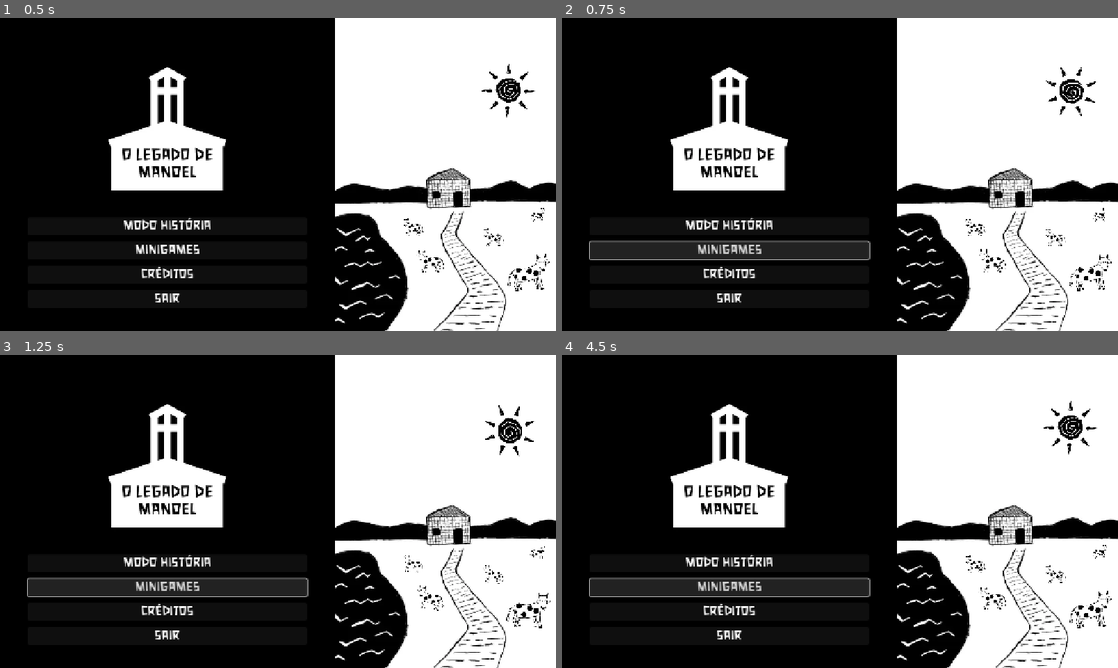
Above: before the commit, frames 1-4 (two rows, left to right).
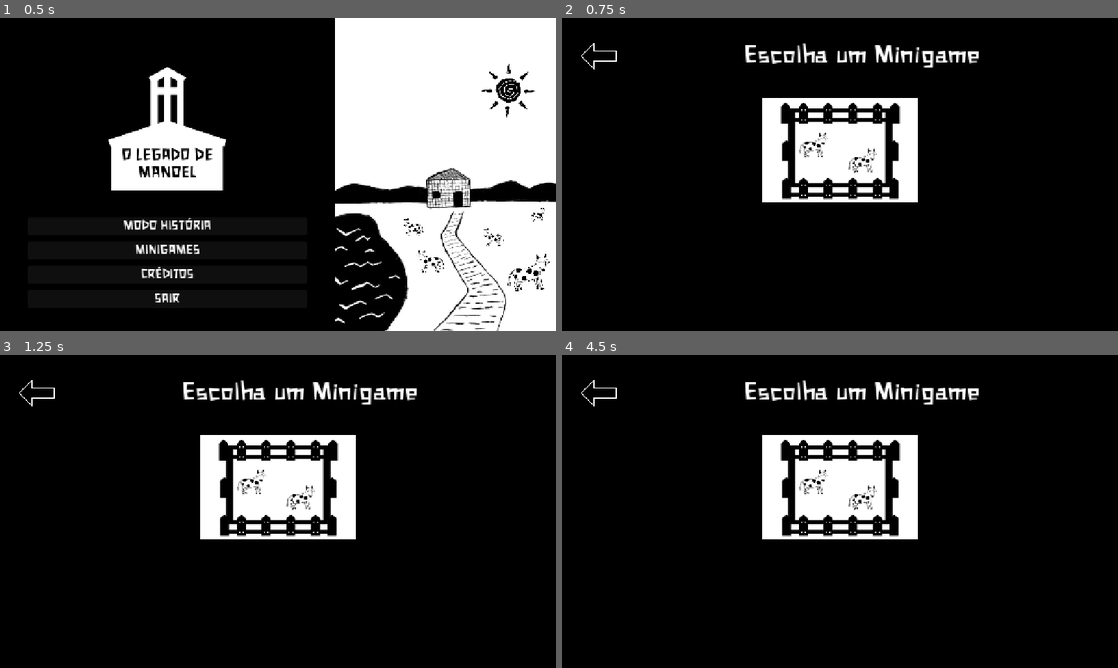
Above: after the commit, the same moments.

Repository: LaercioSR/the-legacy-of-manoel
Game: Godot game, scene res://scenes/ui/menus/main.tscn
The game is run twice, just before and just after one commit, with the same random seed, the same clock (stepped at 60 frames per second) and the same inputs.
Inputs (mouse positions are in pixels of both pictures, inside the frame that each line leads up to):
- Up to frame 1 (0.5 s): no input
- Up to frame 2 (0.75 s): click "MINIGAMES" at 0.5 s
- Up to frame 3 (1.25 s): no input
- Up to frame 4 (4.5 s): click (600, 392) at 1.27 s; click "MODO HISTÓRIA" at 2 s; click "CRÉDITOS" at 2.75 s; click "MODO HISTÓRIA" at 3.5 s; click "MINIGAMES" at 4.25 s

Frame 1 is identical in both runs. In frame 2, 47% of the frame differs, in the area x 3-100%, y 0-100%; in frame 3, 47%; in frame 4, 47%.

Commit message:
feat: create minigames menu

Diff:
--- a/project.godot
+++ b/project.godot
@@ -15,7 +15,7 @@
 run/main_scene="uid://gmp6sdy14y8m"
 config/use_custom_user_dir=true
 config/features=PackedStringArray("4.4", "GL Compatibility")
-config/icon="uid://dx0hesfbfgl20"
+config/icon="uid://cuiyx8ue1dq0p"
 
 [display]
 
--- a/scenes/ui/menus/main.tscn
+++ b/scenes/ui/menus/main.tscn
@@ -1,12 +1,15 @@
-[gd_scene load_steps=15 format=3 uid="uid://gmp6sdy14y8m"]
-
-[ext_resource type="Texture2D" uid="uid://cyesay1hkuggs" path="res://assets/textures/menu-bg.webp" id="1_aunhy"]
+[gd_scene load_steps=18 format=3 uid="uid://gmp6sdy14y8m"]
+
+[ext_resource type="Texture2D" uid="uid://b8arlbss82dh" path="res://assets/textures/menu-bg.webp" id="1_aunhy"]
 [ext_resource type="Script" uid="uid://cx3dm2637swwl" path="res://scripts/game/main.gd" id="1_awd0r"]
-[ext_resource type="FontFile" uid="uid://bqf86nq8wq7hm" path="res://assets/fonts/xilosa.ttf" id="1_fvwao"]
-[ext_resource type="Texture2D" uid="uid://bxonkk6nsiguc" path="res://assets/textures/logo.webp" id="1_l47go"]
-[ext_resource type="Texture2D" uid="uid://73tnnfl436m8" path="res://assets/textures/cow-painted.webp" id="2_4hybx"]
+[ext_resource type="FontFile" uid="uid://cebmf2t670e83" path="res://assets/fonts/xilosa.ttf" id="1_fvwao"]
+[ext_resource type="Texture2D" uid="uid://cuiyx8ue1dq0p" path="res://assets/textures/logo.webp" id="1_l47go"]
+[ext_resource type="Texture2D" uid="uid://dqksdi8tq78nj" path="res://assets/textures/cow-painted.webp" id="2_4hybx"]
 [ext_resource type="PackedScene" uid="uid://cb5c3ckut2xd3" path="res://scenes/ui/buttons/menu_button.tscn" id="2_l47go"]
-[ext_resource type="Texture2D" uid="uid://bwfywidx6xqtd" path="res://assets/textures/sun.webp" id="2_q8s0e"]
+[ext_resource type="Texture2D" uid="uid://6ltr6i7xvjlv" path="res://assets/textures/sun.webp" id="2_q8s0e"]
+[ext_resource type="Texture2D" uid="uid://16gupmjaplwk" path="res://assets/textures/arrow-hover.webp" id="8_4h46h"]
+[ext_resource type="Texture2D" uid="uid://ba870pd2bpymb" path="res://assets/textures/arrow.webp" id="8_gwpm8"]
+[ext_resource type="Texture2D" uid="uid://vmegolxis5yq" path="res://assets/textures/thumbnail-cow.webp" id="9_4h46h"]
 
 [sub_resource type="GDScript" id="GDScript_fvwao"]
 
@@ -158,15 +161,6 @@
 texture = ExtResource("1_l47go")
 stretch_mode = 3
 
-[node name="Label" type="Label" parent="HBoxContainer/LeftSide/MarginContainer/VBoxContainer2"]
-visible = false
-layout_mode = 2
-theme_override_fonts/font = ExtResource("1_fvwao")
-theme_override_font_sizes/font_size = 64
-text = "O LEGADO DE MANOEL"
-horizontal_alignment = 1
-vertical_alignment = 1
-
 [node name="VBoxContainer" type="VBoxContainer" parent="HBoxContainer/LeftSide/MarginContainer/VBoxContainer2"]
 layout_mode = 2
 size_flags_vertical = 2
@@ -268,4 +262,65 @@
 }
 autoplay = "rotation"
 
+[node name="minigamesMenu" type="ColorRect" parent="."]
+visible = false
+layout_mode = 1
+anchors_preset = 15
+anchor_right = 1.0
+anchor_bottom = 1.0
+grow_horizontal = 2
+grow_vertical = 2
+color = Color(0, 0, 0, 1)
+
+[node name="MarginContainer" type="MarginContainer" parent="minigamesMenu"]
+layout_mode = 1
+anchors_preset = 15
+anchor_right = 1.0
+anchor_bottom = 1.0
+grow_horizontal = 2
+grow_vertical = 2
+theme_override_constants/margin_left = 40
+theme_override_constants/margin_top = 40
+theme_override_constants/margin_right = 40
+theme_override_constants/margin_bottom = 40
+
+[node name="VBoxContainer" type="VBoxContainer" parent="minigamesMenu/MarginContainer"]
+layout_mode = 2
+theme_override_constants/separation = 48
+
+[node name="minigameHeader" type="HBoxContainer" parent="minigamesMenu/MarginContainer/VBoxContainer"]
+layout_mode = 2
+
+[node name="btnBackInitial" type="TextureButton" parent="minigamesMenu/MarginContainer/VBoxContainer/minigameHeader"]
+custom_minimum_size = Vector2(96, 96)
+layout_mode = 2
+size_flags_horizontal = 0
+texture_normal = ExtResource("8_gwpm8")
+texture_hover = ExtResource("8_4h46h")
+texture_focused = ExtResource("8_4h46h")
+ignore_texture_size = true
+stretch_mode = 5
+
+[node name="Label" type="Label" parent="minigamesMenu/MarginContainer/VBoxContainer/minigameHeader"]
+layout_mode = 2
+size_flags_horizontal = 3
+theme_override_fonts/font = ExtResource("1_fvwao")
+theme_override_font_sizes/font_size = 64
+text = "Escolha um Minigame"
+horizontal_alignment = 1
+
+[node name="minigameList" type="HBoxContainer" parent="minigamesMenu/MarginContainer/VBoxContainer"]
+layout_mode = 2
+alignment = 1
+
+[node name="btnMinigameCow" type="TextureButton" parent="minigamesMenu/MarginContainer/VBoxContainer/minigameList"]
+custom_minimum_size = Vector2(360, 240)
+layout_mode = 2
+texture_normal = ExtResource("9_4h46h")
+ignore_texture_size = true
+stretch_mode = 5
+
+[connection signal="pressed" from="HBoxContainer/LeftSide/MarginContainer/VBoxContainer2/VBoxContainer/btnMinigames" to="." method="_on_btn_minigames_pressed"]
 [connection signal="pressed" from="HBoxContainer/LeftSide/MarginContainer/VBoxContainer2/VBoxContainer/btnExit" to="." method="_on_btn_exit_pressed"]
+[connection signal="pressed" from="minigamesMenu/MarginContainer/VBoxContainer/minigameHeader/btnBackInitial" to="." method="_on_btn_back_initial_pressed"]
+[connection signal="pressed" from="minigamesMenu/MarginContainer/VBoxContainer/minigameList/btnMinigameCow" to="." method="_on_btn_minigame_cow_pressed"]
--- a/scripts/game/main.gd
+++ b/scripts/game/main.gd
@@ -1,5 +1,24 @@
 extends Control
 
+@onready var h_box_container: HBoxContainer = $HBoxContainer
+@onready var minigames_menu: ColorRect = $minigamesMenu
+
+var minigame_cow = preload("res://scenes/levels/minigame_cow.tscn")
+
+func _ready() -> void:
+	minigames_menu.hide()
+	h_box_container.show()
 
 func _on_btn_exit_pressed() -> void:
 	get_tree().quit()
+
+func _on_btn_minigames_pressed() -> void:
+	h_box_container.hide()
+	minigames_menu.show()
+
+func _on_btn_back_initial_pressed() -> void:
+	minigames_menu.hide()
+	h_box_container.show()
+
+func _on_btn_minigame_cow_pressed() -> void:
+	get_tree().change_scene_to_packed(minigame_cow)
Binary file added: assets/textures/arrow-hover.webp
Binary file added: assets/textures/thumbnail-cow.webp
Not shown: 1 places in scenes/ui/buttons/menu_button.tscn that only renumber resources
